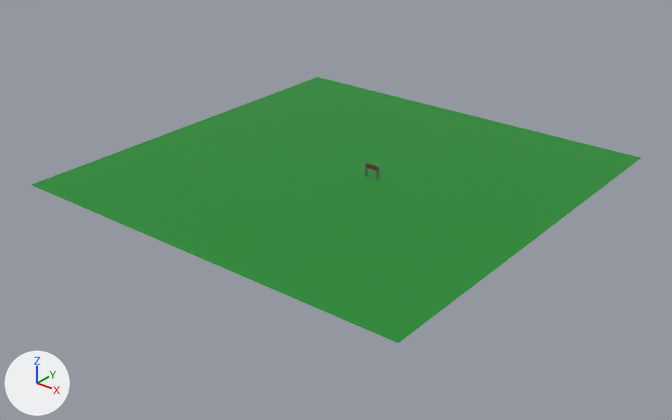
Two versions of the OBJ model assets/stage.obj, one commit apart.
One viewpoint serves both versions: a camera (50 mm lens) standing at (2372.0, -3037.0, 1662.0) and looking at (13.0, -89.0, -166.0). Arrows for +X, +Y and +Z are at lower left; the lights stay in place. Where no turn or scale is listed for an object, it has been applied to the vertices.

In view in the first picture: 'Plane_Plane.002'.
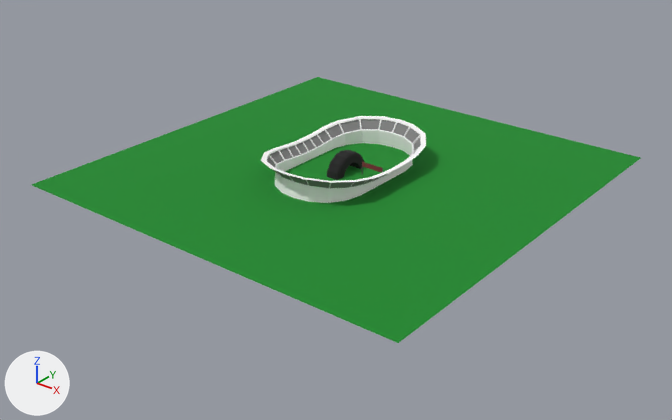
The change in detail:
Material 'Tire.002' (mat_tire_002) is new.
Its base color is (0.0148, 0.0148, 0.0148) (black #202020).
Its roughness is 1.0.
Material 'Spectator' (mat_spectator) is new.
Its base color is (0.231, 0.231, 0.231) (grey #848484).
Its roughness is 1.0.
Material 'Body' (mat_body) is new.
Its base color is (1.0, 1.0, 1.0) (white #ffffff).
Its roughness is 1.0.
Mesh me_tire_cylinder_002 is new.
It has 128 vertices, 256 faces and spans x -35.0..35.0, y -107.0..107.0, z -130.0..85.0.
It uses material mat_tire_002 (black #202020).
Mesh me_seki_cube_003 is new.
It has 524 vertices, 616 faces and spans x -276.0..276.0, y -415.0..413.0, z -102.0..118.0.
Faces by material slot: [560, 56].
It uses material mat_body (white #ffffff).
It uses material mat_spectator (grey #848484).
Object 'Tire_Cylinder.002' (ob_tire_cylinder_002) is new; it shows me_tire_cylinder_002.
Its location is (0.0, 0.0, 0.0).
Object 'Seki_Cube.003' (ob_seki_cube_003) is new; it shows me_seki_cube_003.
Its location is (0.0, 0.0, 0.0).

What differs and where, as boxes [x1, y1, x2, y2] in the pictures (672 x 420 px):
'Seki_Cube.003', added
    after: [261, 116, 426, 203]
    faces in mat_body (white #ffffff): [261, 116, 426, 203]
    faces in mat_spectator (grey #848484): [267, 119, 421, 188]
'Tire_Cylinder.002', added (black)
    after: [327, 150, 364, 180]
